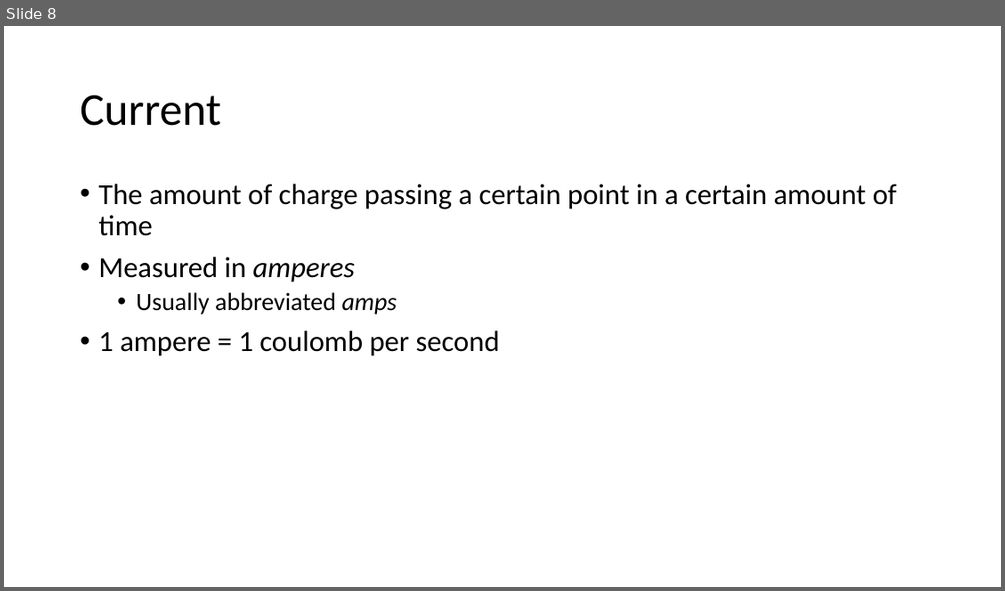
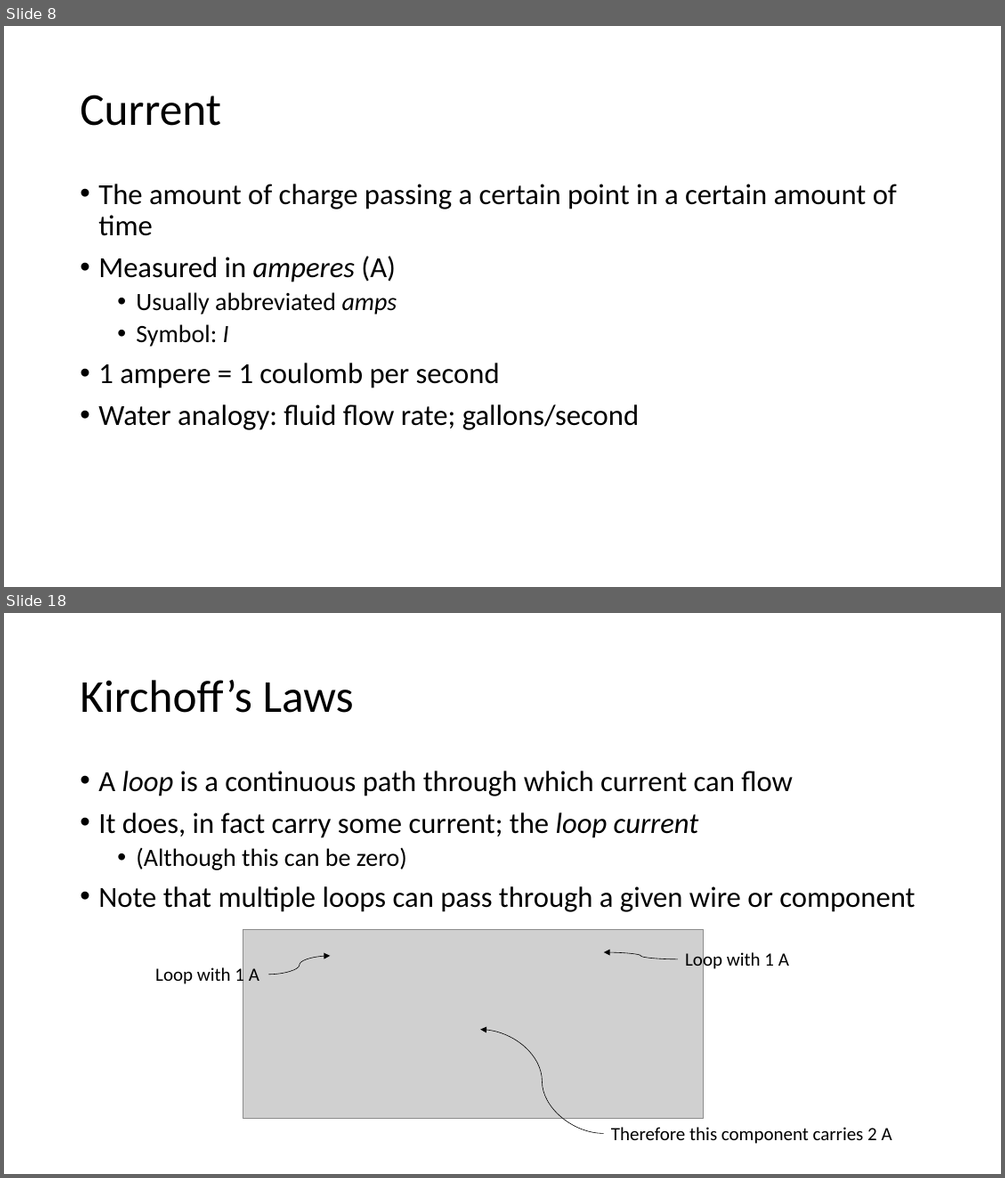
Before and after one commit to carlosgj/FRC-Training, a slide deck: Electronics 101.pptx. Shown one above the other, each under a label of ours: slide 8 before the commit, slides 8 and 18 after it; the slides between them are not shown. The pictures are 1005x591 and 1005x1178 pixels, drawn with LibreOffice and Linux fonts; fonts in the diff are those of the drawing; grey boxes stand for pictures. Boxes give left, top, right and bottom in pixels: in the first picture for what was removed or moved away, otherwise in the second. Text is boxed around its words. In the diff, an @@ line names an element or a change of style, - is before the commit and + after.

```diff
--- a/Electronics 101.pptx
+++ b/Electronics 101.pptx
@@ slide 18 added at (x1=4, y1=613, x2=1001, y2=1174), background #FFFFFF @@
@@ title added at (x1=80, y1=680, x2=354, y2=713), 44 pt, text #000000 @@
+Kirchoff’s Laws
@@ text added at (x1=98, y1=771, x2=914, y2=912), 28 pt, text #000000 @@
+• A loop is a continuous path through which current can flow
+• It does, in fact carry some current; the loop current
+  • (Although this can be zero)
+• Note that multiple loops can pass through a given wire or component
@@ picture added at (x1=243, y1=929, x2=704, y2=1118) @@
@@ curved arrow added from (268, 974) to (330, 956), #000000 0.5 pt @@
@@ curved arrow added from (678, 959) to (604, 952), #000000 0.5 pt @@
@@ text added at (x1=685, y1=950, x2=789, y2=972), 18 pt, text #000000 @@
+Loop with 1 A
@@ text added at (x1=155, y1=965, x2=259, y2=987), 18 pt, text #000000 @@
+Loop with 1 A
@@ curved arrow added from (604, 1134) to (480, 1030), #000000 0.5 pt @@
@@ text added at (x1=611, y1=1127, x2=892, y2=1143), 18 pt, text #000000 @@
+Therefore this component carries 2 A
@@ slide 8 changed as well @@
@@ text at (x1=98, y1=256, x2=396, y2=282): text changed @@
-• Measured in amperes
+• Measured in amperes (A)
@@ text at (x1=136, y1=324, x2=229, y2=346): paragraph added @@
+  • Symbol: I
@@ text at (x1=98, y1=404, x2=639, y2=430): paragraph added @@
+• Water analogy: fluid flow rate; gallons/second
```
Also in this commit, not shown: 3 other slides changed, 10 other slides added.
